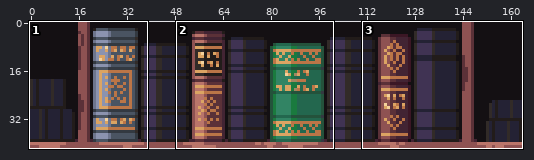
Sprite sheet: Art/Assets/bookshelf.png. Above: a wide view before the commit, with the close-up outlined.
Close-up. Earlier state:
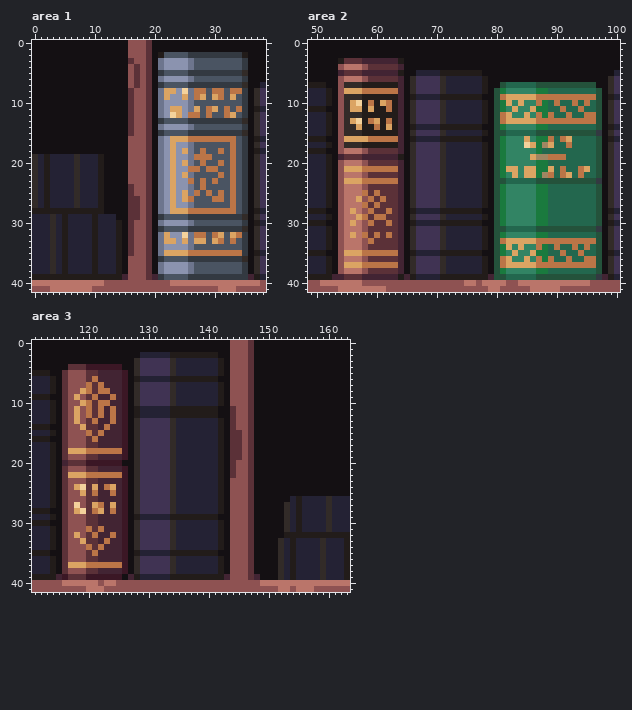
The file is 164x42 pixels. Shown: area 1: x 0..38, y 0..41; area 2: x 49..100, y 0..41; area 3: x 111..163, y 0..41.
After:
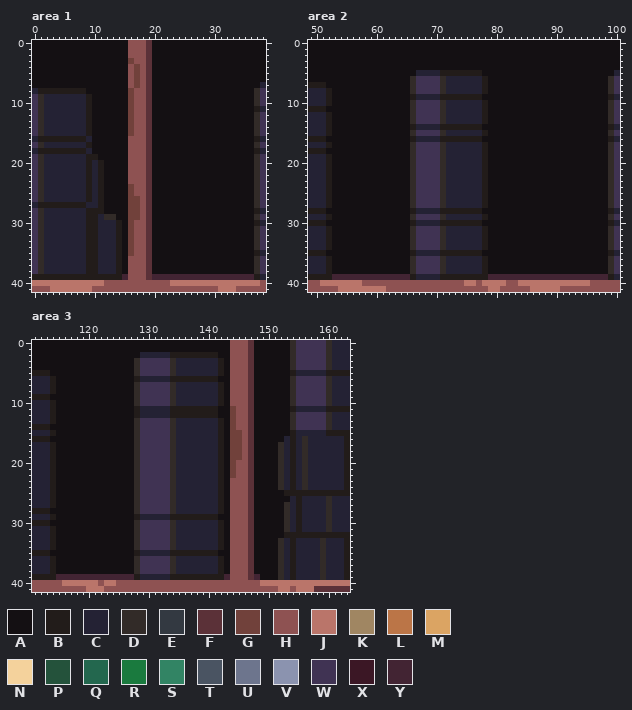
Palette (. is transparent): A #141013  B #221c1a  C #242234  D #322b28  E #333941  F #5b3138  G #71413b  H #8e5252  J #ba756a  K #a08662  L #bb7547  M #dba463  N #f4d29c  P #24523b  Q #23674e  R #1a7a3e  S #328464  T #4a5462  U #6d758d  V #8b93af  W #403353  X #3b1725  Y #422433
Difference:
Changed rows in their new state; - is an unchanged pixel.
Area 1:
first column x 0:
 2 ---------------------AAAAAAAAAAAAAAA
 3 ----------------G----AAAAAAAAAAAAAAA
 4 -----------------G---AAAAAAAAAAAAAAA
 5 -----------------G---AAAAAAAAAAAAAAA
 6 -----------------G---AAAAAAAAAAAAAAA
 7 -----------------G---AAAAAAAAAAAAAAA
 8 CBBBBBBBB-------G----AAAAAAAAAAAAAAA
 9 WDCCCCCCCB------G----AAAAAAAAAAAAAAA
10 WDCCCCCCCB------G----AAAAAAAAAAAAAAA
11 WDCCCCCCCB------G----AAAAAAAAAAAAAAA
12 WDCCCCCCCB------G----AAAAAAAAAAAAAAA
13 WDCCCCCCCB------G----AAAAAAAAAAAAAAA
14 WDCCCCCCCB------G----AAAAAAAAAAAAAAA
15 WDCCCCCCCB------G----AAAAAAAAAAAAAAA
16 CBBBBBBBBC-----------AAAAAAAAAAAAAAA
17 WDCCCCCCCB-----------AAAAAAAAAAAAAAA
18 CBBBBBBBBC-----------AAAAAAAAAAAAAAA
19 WDC----C-BBA---------AAAAAAAAAAAAAAA
20 WDC----C-B-----------AAAAAAAAAAAAAAA
21 WDC----C-B-----------AAAAAAAAAAAAAAA
22 WDC----C-B-----------AAAAAAAAAAAAAAA
23 WDC----C-B-----------AAAAAAAAAAAAAAA
24 WDC----C-B------G----AAAAAAAAAAAAAAA
25 WDC----C-B------G----AAAAAAAAAAAAAAA
26 WDC----C-B------GG---AAAAAAAAAAAAAAA
27 CB-BBBBBB-------GG---AAAAAAAAAAAAAAA
28 WDCCCCCCC-------GG---AAAAAAAAAAAAAAA
29 WD-C-C---B--DD--GG---AAAAAAAAAAAAAAA
30 WD-C-C---B------G----AAAAAAAAAAAAAAA
31 WD-C-C---B------G----AAAAAAAAAAAAAAA
32 WD-C-C---B------G----AAAAAAAAAAAAAAA
33 WD-C-C---B------G----AAAAAAAAAAAAAAA
34 WD-C-C---B------G----AAAAAAAAAAAAAAA
35 WD-C-C---B------G----AAAAAAAAAAAAAAA
36 WD-C-C---B-----------AAAAAAAAAAAAAAA
37 WD-C-C---B-----------AAAAAAAAAAAAAAA
38 WD-C-C---B-----------AAAAAAAAAAAAAAA
39 ---------------------YYYYYYYYYYYYYYY
Area 2:
first column x 54:
 3 AAAAAAAAAAA---------------------------------
 4 AAAAAAAAAAA---------------------------------
 5 AAAAAAAAAAA---------------------------------
 6 AAAAAAAAAAA---------------------------------
 7 AAAAAAAAAAA----------------AAAAAAAAAAAAAAAA-
 8 AAAAAAAAAAA---------------AAAAAAAAAAAAAAAAAA
 9 AAAAAAAAAAA---------------AAAAAAAAAAAAAAAAAA
10 AAAAAAAAAAA---------------AAAAAAAAAAAAAAAAAA
11 AAAAAAAAAAA---------------AAAAAAAAAAAAAAAAAA
12 AAAAAAAAAAA---------------AAAAAAAAAAAAAAAAAA
13 AAAAAAAAAAA---------------AAAAAAAAAAAAAAAAAA
14 AAAAAAAAAAA---------------AAAAAAAAAAAAAAAAAA
15 AAAAAAAAAAA---------------AAAAAAAAAAAAAAAAAA
16 AAAAAAAAAAA---------------AAAAAAAAAAAAAAAAAA
17 AAAAAAAAAAA---------------AAAAAAAAAAAAAAAAAA
18 AAAAAAAAAAA---------------AAAAAAAAAAAAAAAAAA
19 AAAAAAAAAAA---------------AAAAAAAAAAAAAAAAAA
20 AAAAAAAAAAA---------------AAAAAAAAAAAAAAAAAA
21 AAAAAAAAAAA---------------AAAAAAAAAAAAAAAAAA
22 AAAAAAAAAAA---------------AAAAAAAAAAAAAAAAAA
23 AAAAAAAAAAA---------------AAAAAAAAAAAAAAAAAA
24 AAAAAAAAAAA---------------AAAAAAAAAAAAAAAAAA
25 AAAAAAAAAAA---------------AAAAAAAAAAAAAAAAAA
26 AAAAAAAAAAA---------------AAAAAAAAAAAAAAAAAA
27 AAAAAAAAAAA---------------AAAAAAAAAAAAAAAAAA
28 AAAAAAAAAAA---------------AAAAAAAAAAAAAAAAAA
29 AAAAAAAAAAA---------------AAAAAAAAAAAAAAAAAA
30 AAAAAAAAAAA---------------AAAAAAAAAAAAAAAAAA
31 AAAAAAAAAAA---------------AAAAAAAAAAAAAAAAAA
32 AAAAAAAAAAA---------------AAAAAAAAAAAAAAAAAA
33 AAAAAAAAAAA---------------AAAAAAAAAAAAAAAAAA
34 AAAAAAAAAAA---------------AAAAAAAAAAAAAAAAAA
35 AAAAAAAAAAA---------------AAAAAAAAAAAAAAAAAA
36 AAAAAAAAAAA---------------AAAAAAAAAAAAAAAAAA
37 AAAAAAAAAAA---------------AAAAAAAAAAAAAAAAAA
38 AAAAAAAAAAA---------------AAAAAAAAAAAAAAAAAA
39 -YYY------Y---------------YYYYYYYYYYYYYYYYYY
Area 3:
first column x 116:
 0 --------------------------------------DWWWWWDCCC
 1 --------------------------------------DWWWWWDCCC
 2 --------------------------------------DWWWWWDCCC
 3 --------------------------------------DWWWWWDCCC
 4 -AAAAAAAAA----------------------------DWWWWWDCCC
 5 AAAAAAAAAAA---------------------------BCCCCCBBBB
 6 AAAAAAAAAAA---------------------------DWWWWWDCCC
 7 AAAAAAAAAAA---------------------------DWWWWWDCCC
 8 AAAAAAAAAAA---------------------------DWWWWWDCCC
 9 AAAAAAAAAAA---------------------------DWWWWWDCCC
10 AAAAAAAAAAA---------------------------DWWWWWDCCC
11 AAAAAAAAAAA-----------------G---------BCCCCCBBBB
12 AAAAAAAAAAA-----------------G---------DWWWWWDCCC
13 AAAAAAAAAAA-----------------G---------DWWWWWDCCC
14 AAAAAAAAAAA-----------------G---------DWWWWWDCCC
15 AAAAAAAAAAA-----------------GG--------BCCCCCBBBB
16 AAAAAAAAAAA-----------------GG-------CBCDCCCCCCB
17 AAAAAAAAAAA-----------------GG------DCBCDCCCCCCB
18 AAAAAAAAAAA-----------------GG------DCBCDCCCCCCB
19 AAAAAAAAAAA-----------------GG------DCBCDCCCCCCB
20 AAAAAAAAAA------------------G-------DCBCDCCCCCCB
21 AAAAAAAAAAA-----------------G-------DCBCDCCCCCCB
22 AAAAAAAAAAA-----------------G-------DCBCDCCCCCCB
23 AAAAAAAAAAA-------------------------DCBCDCCCCCCB
24 AAAAAAAAAAA-------------------------DCBCDCCCCCCB
25 AAAAAAAAAAA--------------------------BBBBBBBBBBB
26 AAAAAAAAAAA-------------------------------------
27 AAAAAAAAAAA-------------------------------------
28 AAAAAAAAAAA-------------------------------------
29 AAAAAAAAAAA-------------------------------------
30 AAAAAAAAAAA-------------------------------------
31 AAAAAAAAAAA-------------------------------------
32 AAAAAAAAAAA-------------------------------------
33 AAAAAAAAAAA-------------------------------------
34 AAAAAAAAAAA-------------------------------------
35 AAAAAAAAAAA-------------------------------------
36 AAAAAAAAAAA-------------------------------------
37 AAAAAAAAAAA-------------------------------------
38 AAAAAAAAAAA-------------------------------------
39 YYYYYYYYYYY-------------------------------------
41 ------------------------------------------FFFFFF
